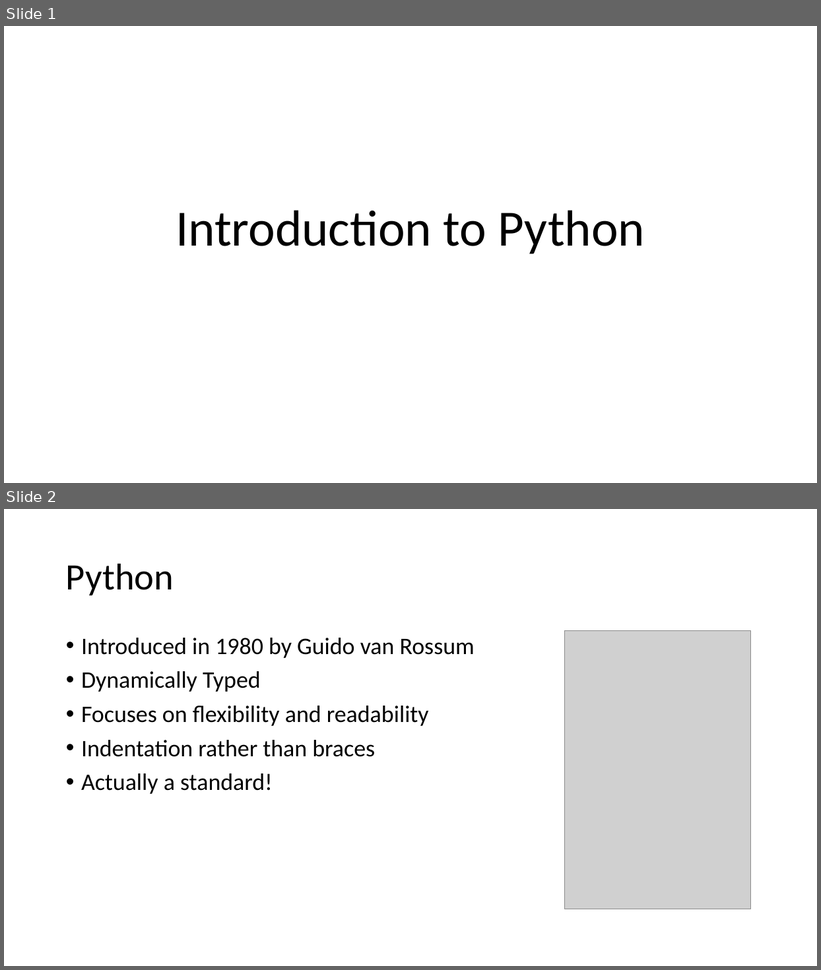
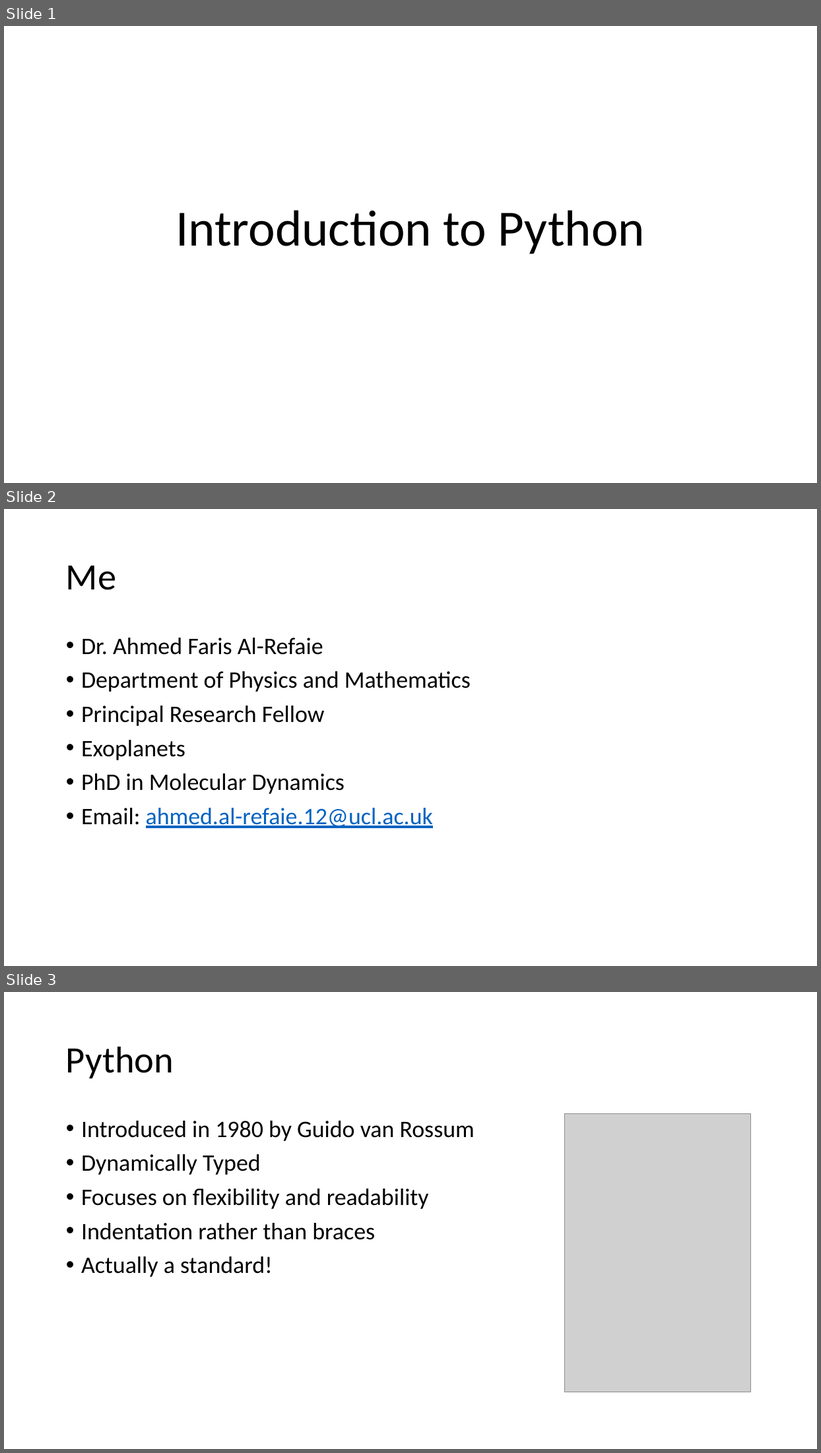
Before and after one commit to ahmed-f-alrefaie/UCLPythonCourse, a slide deck: content/lectures/Introduction.pptx. Shown one above the other, each under a label of ours: slides 1 and 2 before the commit, slides 1, 2 and 3 after it. The pictures are 821x970 and 821x1453 pixels, drawn with LibreOffice and Linux fonts; fonts in the diff are those of the drawing; grey boxes stand for pictures. Boxes give left, top, right and bottom in pixels: in the first picture for what was removed or moved away, otherwise in the second. Text is boxed around its words. In the diff, an @@ line names an element or a change of style, - is before the commit and + after.

```diff
--- a/content/lectures/Introduction.pptx
+++ b/content/lectures/Introduction.pptx
@@ slide 2 added at (x1=4, y1=509, x2=817, y2=966), background #FFFFFF @@
@@ title added at (x1=66, y1=565, x2=116, y2=590), 44 pt, text #000000 @@
+Me
@@ text added at (x1=81, y1=638, x2=471, y2=828), 28 pt, text #000000 @@
+• Dr. Ahmed Faris Al-Refaie
+• Department of Physics and Mathematics
+• Principal Research Fellow
+• Exoplanets
+• PhD in Molecular Dynamics
+• Email: ahmed.al-refaie.12@ucl.ac.uk
@@ what was slide 2 is now slide 3 @@
```
Also in this commit, not shown: 2 other files.
